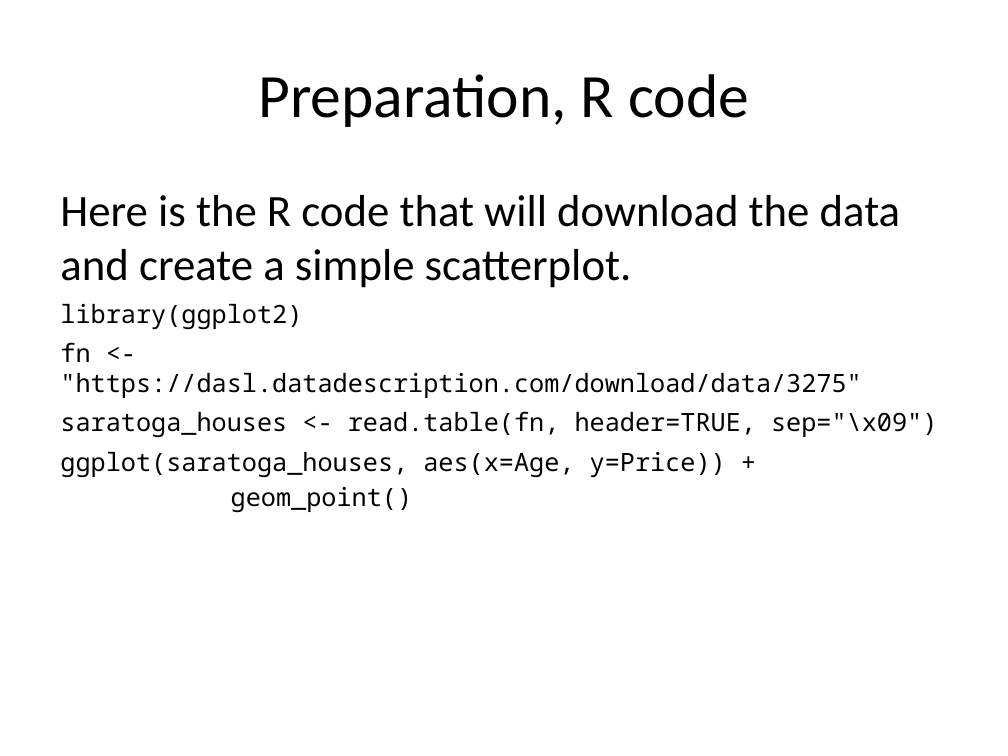
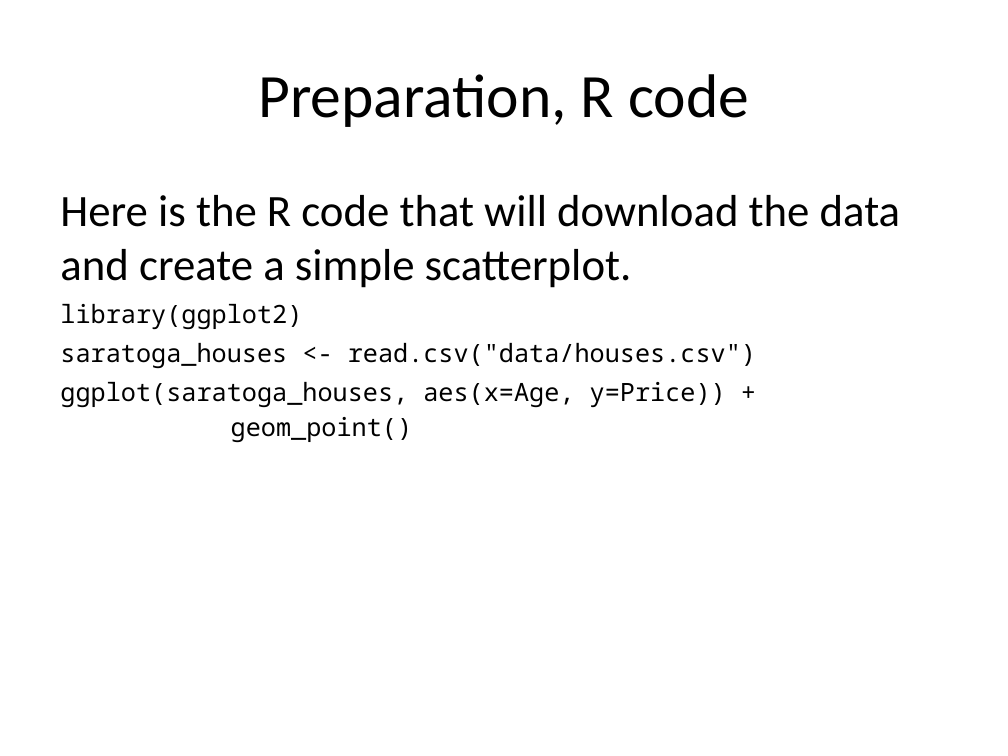
Before and after one commit to pmean/data-visualization, a slide deck: slide 7 of data-viz-01/component/preparation.pptx. Drawn at 1008x756 pixels with LibreOffice and Linux fonts; fonts in the diff are those of the drawing. Boxes give left, top, right and bottom in pixels: in the first picture for what was removed or moved away, otherwise in the second. Text is boxed around its words. In the diff, an @@ line names an element or a change of style, - is before the commit and + after.

```diff
--- a/data-viz-01/component/preparation.pptx
+++ b/data-viz-01/component/preparation.pptx
@@ text at bbox=[60, 304, 756, 442]: text changed @@
-library(ggplot2)
-fn <- "https://dasl.datadescription.com/download/data/3275"
-saratoga_houses <- read.table(fn, header=TRUE, sep="\x09")
-ggplot(saratoga_houses, aes(x=Age, y=Price)) +
-geom_point()
+library(ggplot2)
+saratoga_houses <- read.csv("data/houses.csv")
+ggplot(saratoga_houses, aes(x=Age, y=Price)) +
+geom_point()
```
Also in this commit, not shown: 4 other slides changed, 16 other files.
